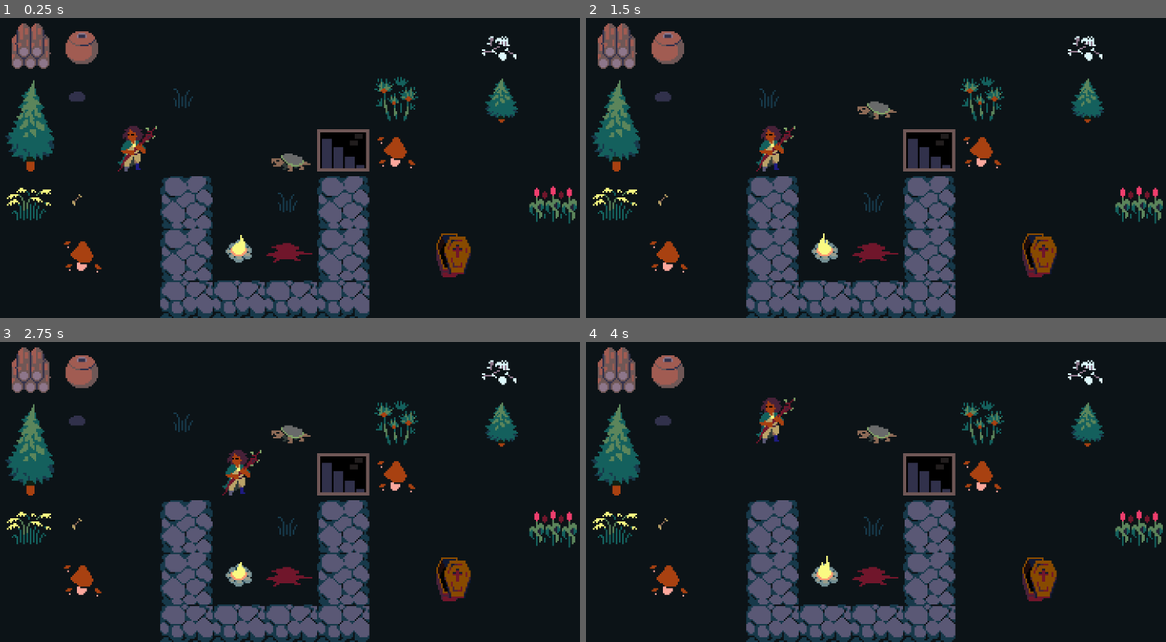
Above: before the commit, frames 1-4 (two rows, left to right).
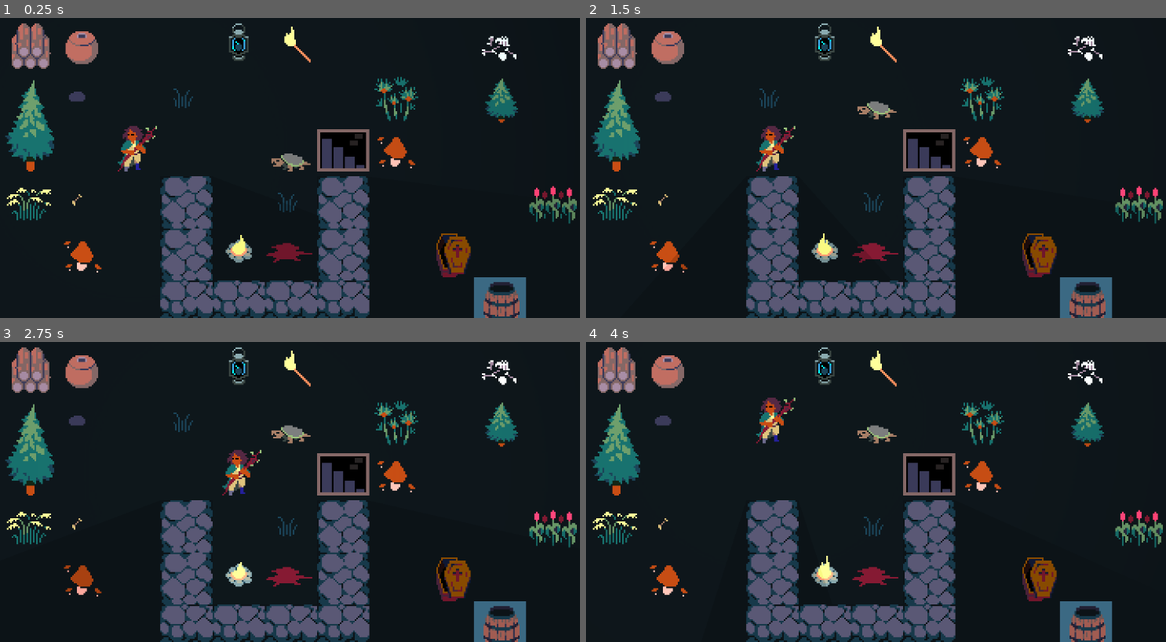
Above: after the commit, the same moments.

Repository: DanielHeyns/Games
Game: Godot game, scene res://assets/managers/game.tscn
Same seed, same stepped clock (60 frames per second), same inputs: the game is played once before the commit and once after it.
Inputs:
- Up to frame 1 (0.25 s): no input
- Up to frame 2 (1.5 s): tap Enter at 0.5 s; hold Right (ui_right) 0.53-1.28 s; tap Keypad 5 (pass_turn) at 0.6, 1.35 s; tap Space at 1.25 s; hold Down (ui_down) from 1.28 s (still down)
- Up to frame 3 (2.75 s): tap Enter at 2 s; release Down (ui_down) at 2.03 s; hold Right (ui_right) from 2.03 s (still down); tap Keypad 5 (pass_turn) at 2.1 s
- Up to frame 4 (4 s): tap Space at 2.75 s; release Right (ui_right) at 2.78 s; hold Up (ui_up) 2.78-3.53 s; tap Keypad 5 (pass_turn) at 2.85, 3.6 s; tap Enter at 3.5 s; hold Left (ui_left) from 3.53 s (still down)

The runs differ from the first frame. In frame 1, 3.3% of the frame differs, in the area x 1-91%, y 1-100%; in frame 2, 3.4%; in frame 3, 3.1%; in frame 4, 3.6%, in the area x 2-91%, y 1-100%.

Commit message:
quick commit

Diff:
--- a/top-down-trpg/assets/character_components/attributes_component.gd
+++ b/top-down-trpg/assets/character_components/attributes_component.gd
@@ -28,10 +28,11 @@
 
 func calculate_take_damage_stats_from_attributes():
 	var calc_hitpoints = 10 + toughness * 5
-	var calc_avoidance = 0.1 + agility * 0.1
+	var calc_avoidance = agility
 	return [calc_hitpoints, calc_avoidance]
 
 func calculate_melee_attack_stats_from_attributes():
-	var calc_precision = 0.1 * agility
-	var calc_puncture = 0.1 * strength
-	return [calc_puncture, calc_precision]
+	var calc_acc_heavy = strength
+	var calc_acc_not_heavy= agility
+	var calc_puncture = strength
+	return [calc_acc_heavy, calc_acc_not_heavy, calc_puncture]
--- a/top-down-trpg/assets/character_components/inventory_component.gd
+++ b/top-down-trpg/assets/character_components/inventory_component.gd
@@ -56,9 +56,9 @@
 		changed_equipment.emit()
 
 func calculate_take_damage_stats_from_equipment() -> Array:
-	var calculated_coverage: float = 0
-	var calculated_material_tier: float = 0
-	var calulated_avoidance:float = 0
+	var calculated_coverage: int = 0
+	var calculated_material_tier: int = 0
+	var calulated_avoidance:int = 0
 
 	if torso_slot_string:
 		var torso_item_full_dict = JsonAutoloads.get_full_item_dict(torso_slot_string)
@@ -71,18 +71,20 @@
 	return [calculated_coverage, calculated_material_tier, calulated_avoidance]
 
 func calculate_melee_attack_stats_from_equipment() -> Array:
-	var calculated_precision: float = 0
-	var calculated_puncture: float =0
-	var calculated_damage: String = "0d0"
-	var calculated_armor_ignore: float = 0
+	var calculated_precision: int = 0
+	var calculated_puncture: int =0
+	var calculated_damage_die: int = 0
+	var calculated_impact: int = 0
 	var calculated_material_tier: int = 0
+	var is_heavy: bool = false
 
 	if melee_weapon_slot_string:
 		var melee_weapon_item_full_dict = JsonAutoloads.get_full_item_dict(melee_weapon_slot_string)
 		calculated_precision = melee_weapon_item_full_dict["precision"]
 		calculated_puncture = melee_weapon_item_full_dict["puncture"]
-		calculated_damage = melee_weapon_item_full_dict["damage"]
-		calculated_armor_ignore = melee_weapon_item_full_dict["armor_ignore"]
+		calculated_damage_die = melee_weapon_item_full_dict["damage_die"]
+		calculated_impact = melee_weapon_item_full_dict["impact"]
 		calculated_material_tier = melee_weapon_item_full_dict["material_tier"]
+		is_heavy = melee_weapon_item_full_dict["is_heavy"]
 	# TODO: As we add more items and flesh out stats and stuff, there will probably be more things to take into account from the equipment side
-	return [calculated_precision, calculated_puncture, calculated_damage, calculated_armor_ignore, calculated_material_tier]
+	return [calculated_precision, calculated_puncture, calculated_damage_die, calculated_impact, calculated_material_tier, is_heavy]
--- a/top-down-trpg/assets/character_components/melee_attack_component.gd
+++ b/top-down-trpg/assets/character_components/melee_attack_component.gd
@@ -4,11 +4,11 @@
 @export var inventory_component: InventoryComponent
 @export var attributes_component: AttributesComponent
 
-var accuracy: float #TODO ADD IN ACCURACY
-var precision: float
-var puncture: float
-var damage: String
-var armor_ignore: float
+var accuracy: int #TODO ADD IN ACCURACY
+var precision: int
+var puncture: int
+var damage_die: int
+var impact: float
 var material_tier: int
 
 func _ready() -> void:
@@ -19,20 +19,22 @@
 	var inv_calc_return = inventory_component.calculate_melee_attack_stats_from_equipment()
 	var inv_calc_prec = inv_calc_return[0]
 	var inv_calc_punc = inv_calc_return[1]
-	var inv_calc_dmg = inv_calc_return[2]
-	var inv_calc_arm_ign =inv_calc_return[3]
+	var inv_calc_dmg_die = inv_calc_return[2]
+	var inv_calc_imp =inv_calc_return[3]
 	var inv_calc_mat_tier = inv_calc_return[4]
+	var inv_is_heavy = inv_calc_return[5]
 
 	var att_calc_return = attributes_component.calculate_melee_attack_stats_from_attributes()
-	var att_calc_prec = att_calc_return[0]
-	var att_calc_punc = att_calc_return[1]
+	var att_calc_acc_not_h = att_calc_return[0]
+	var att_calc_acc_h = att_calc_return[1]
+	var att_calc_punc = att_calc_return[2]
 
-	precision = inv_calc_prec + att_calc_prec
+	accuracy = att_calc_acc_h if inv_is_heavy else att_calc_acc_not_h
+	precision = inv_calc_prec
 	puncture = inv_calc_punc + att_calc_punc
-	damage = inv_calc_dmg
-	armor_ignore = inv_calc_arm_ign
+	damage_die = inv_calc_dmg_die
+	impact = inv_calc_imp
 	material_tier = inv_calc_mat_tier
 
 func attack(tdc: TakeDamageComponent):
-
-	tdc.take_damage(5)
+	tdc.receive_attack(accuracy, precision, puncture, material_tier, impact, damage_die)
--- a/top-down-trpg/assets/character_components/take_damage_component.gd
+++ b/top-down-trpg/assets/character_components/take_damage_component.gd
@@ -4,12 +4,16 @@
 @export var inventory_component: InventoryComponent
 @export var attributes_component: AttributesComponent
 
+var hf = HelperFunctions
+const BASE_DICE_POOL: int = 4
+
+enum HIT_TYPE {MISS = 0, TRUE_HIT = 1, IMPACT_HIT = 2}
 
 var max_hitpoints: int = 10
 var hitpoints: int  = 10
-var coverage: float = 0
+var coverage: int = 0
 var material_tier: int = 0
-var avoidance: float = 0
+var avoidance: int = 0
 
 func _ready() -> void:
 	inventory_component.changed_equipment.connect(_update_values)
@@ -23,9 +27,65 @@
 	print("material_tier: ", material_tier)
 	print("avoidance: ", avoidance)
 
-func take_damage(damage_value: int):
-	hitpoints -= damage_value
-	print(get_parent().name + " Damage taken: ", damage_value, " Health Remaining: ", hitpoints)
+func receive_attack(atk_acc: int, atk_prec: int, atk_punc: int, atk_mat_tier: int, atk_imp: float, atk_dmg_die: int):
+	var hit_scored: int = HIT_TYPE.MISS
+	var dmg_dice_multi: int = 0
+
+	# --- 1. ACCURACY ---
+	var hit_dice_pool = max(1, BASE_DICE_POOL + atk_acc - avoidance)
+	var hit_result = hf.roll_for_sixes(hit_dice_pool)
+
+	if hit_result == 0:
+		print("Attack on %s missed!" % get_parent().name)
+		return # attack missed
+
+	# --- 2. ARMOR ---
+	if material_tier == 0: # No armor = hit
+		dmg_dice_multi = hit_result
+		hit_scored = HIT_TYPE.TRUE_HIT
+		print("Attack on %s hit with no armor!" % get_parent().name)
+	else:
+		# try precision
+		var prec_pool = max(1, BASE_DICE_POOL + atk_prec + (hit_result - 1) - coverage)
+		var prec_result = hf.roll_for_sixes(prec_pool)
+
+		if prec_result >= 1:
+			dmg_dice_multi = prec_result
+			hit_scored = HIT_TYPE.TRUE_HIT
+			print("Attack on %s hit with precision! Precision pool: %d, Precision result: %d" % [get_parent().name, prec_pool, prec_result])
+
+		# try puncture
+		elif atk_mat_tier >= material_tier:
+			var punc_pool = max(1, atk_punc + (atk_mat_tier - material_tier))
+			var punc_result = hf.roll_for_sixes(punc_pool)
+
+			if punc_result >= 1:
+				dmg_dice_multi = punc_result
+				hit_scored = HIT_TYPE.TRUE_HIT
+				print("Attack on %s hit with puncture! Puncture pool: %d, Puncture result: %d" % [get_parent().name, punc_pool, punc_result])
+			elif atk_imp > 0:
+				hit_scored = HIT_TYPE.IMPACT_HIT
+				print("Attack on %s hit with impact! Impact: %d" % [get_parent().name, atk_imp])
+
+		# precision and puncturing failed, try impact
+		elif atk_imp > 0:
+			hit_scored = HIT_TYPE.IMPACT_HIT
+			print("Attack on %s hit with impact! Impact: %d" % [get_parent().name, atk_imp])
+
+	# --- 3. DAMAGE ---
+	if hit_scored != HIT_TYPE.MISS:
+		# scales with mat tier
+		var num_dice = atk_mat_tier * dmg_dice_multi
+		var damage_value = hf.roll_dice(num_dice, atk_dmg_die)
+
+		# impact hits
+		if hit_scored == HIT_TYPE.IMPACT_HIT:
+			damage_value *= atk_imp
+
+		hitpoints -= damage_value
+
+		print("%s took %d damage (dmg_dice_multi: %d). Health: %d" % [get_parent().name, damage_value, dmg_dice_multi, hitpoints])
+
 	return
 
 func _update_values():
--- a/top-down-trpg/assets/characters/creature.tscn
+++ b/top-down-trpg/assets/characters/creature.tscn
@@ -9,13 +9,19 @@
 [ext_resource type="PackedScene" uid="uid://1hty3s38rgys" path="res://assets/character_components/melee_attack_component.tscn" id="7_nyf8n"]
 [ext_resource type="PackedScene" uid="uid://cipphfc7hfwdh" path="res://assets/character_components/attributes_component.tscn" id="8_40ap5"]
 
+[sub_resource type="CanvasItemMaterial" id="CanvasItemMaterial_iwgmo"]
+light_mode = 2
+
 [sub_resource type="RectangleShape2D" id="RectangleShape2D_4wlns"]
 size = Vector2(16, 16)
 
 [node name="Creature" type="CharacterBody2D"]
+light_mask = 2
+visibility_layer = 2
 script = ExtResource("1_4wlns")
 
 [node name="Sprite2D" type="Sprite2D" parent="."]
+material = SubResource("CanvasItemMaterial_iwgmo")
 region_enabled = true
 
 [node name="CollisionShape2D" type="CollisionShape2D" parent="."]
--- a/top-down-trpg/assets/characters/player.tscn
+++ b/top-down-trpg/assets/characters/player.tscn
@@ -9,6 +9,7 @@
 [ext_resource type="PackedScene" uid="uid://b5aaggd2rdpw1" path="res://assets/character_components/take_damage_component.tscn" id="7_5rkq3"]
 [ext_resource type="PackedScene" uid="uid://bjdl7c8us85k4" path="res://assets/character_components/inventory_component.tscn" id="8_gpudx"]
 [ext_resource type="PackedScene" uid="uid://cipphfc7hfwdh" path="res://assets/character_components/attributes_component.tscn" id="9_o7p4c"]
+[ext_resource type="Texture2D" uid="uid://bp1etgo5gbprm" path="res://resources/art/LightSprite.png" id="10_1we82"]
 
 [sub_resource type="RectangleShape2D" id="RectangleShape2D_3vyb7"]
 size = Vector2(16, 16)
@@ -20,6 +21,11 @@
 texture = ExtResource("3_qhqgy")
 region_enabled = true
 region_rect = Rect2(64, 128, 32, 32)
+
+[node name="PointLight2D" type="PointLight2D" parent="Sprite2D"]
+energy = 0.2
+shadow_enabled = true
+texture = ExtResource("10_1we82")
 
 [node name="CollisionShape2D" type="CollisionShape2D" parent="."]
 shape = SubResource("RectangleShape2D_3vyb7")
--- a/top-down-trpg/assets/managers/game.tscn
+++ b/top-down-trpg/assets/managers/game.tscn
@@ -6,30 +6,95 @@
 [ext_resource type="Script" uid="uid://bud0wwsyiew0b" path="res://assets/managers/unit_manager.gd" id="4_ri8y5"]
 [ext_resource type="PackedScene" uid="uid://vas4nq0gnysr" path="res://assets/characters/player.tscn" id="5_nu6pp"]
 
+[sub_resource type="OccluderPolygon2D" id="OccluderPolygon2D_duq7u"]
+polygon = PackedVector2Array(-16, -16, 16, -16, 16, 16, -16, 16)
+
+[sub_resource type="OccluderPolygon2D" id="OccluderPolygon2D_pirom"]
+polygon = PackedVector2Array(-16, -16, 16, -16, 16, 16, -16, 16)
+
+[sub_resource type="OccluderPolygon2D" id="OccluderPolygon2D_i223m"]
+polygon = PackedVector2Array(-16, -16, 16, -16, 16, 16, -16, 16)
+
+[sub_resource type="OccluderPolygon2D" id="OccluderPolygon2D_waytf"]
+polygon = PackedVector2Array(-16, -16, 16, -16, 16, 16, -16, 16)
+
+[sub_resource type="OccluderPolygon2D" id="OccluderPolygon2D_hmjk1"]
+polygon = PackedVector2Array(-16, -16, 16, -16, 16, 16, -16, 16)
+
+[sub_resource type="OccluderPolygon2D" id="OccluderPolygon2D_q5imd"]
+polygon = PackedVector2Array(-16, -16, 16, -16, 16, 16, -16, 16)
+
+[sub_resource type="OccluderPolygon2D" id="OccluderPolygon2D_ri8y5"]
+polygon = PackedVector2Array(-16, -16, 16, -16, 16, 16, -16, 16)
+
+[sub_resource type="OccluderPolygon2D" id="OccluderPolygon2D_nu6pp"]
+polygon = PackedVector2Array(-16, -16, 16, -16, 16, 16, -16, 16)
+
+[sub_resource type="OccluderPolygon2D" id="OccluderPolygon2D_gb858"]
+polygon = PackedVector2Array(-16, -16, 16, -16, 16, 16, -16, 16)
+
+[sub_resource type="OccluderPolygon2D" id="OccluderPolygon2D_kkd2p"]
+polygon = PackedVector2Array(-16, -16, 16, -16, 16, 16, -16, 16)
+
+[sub_resource type="OccluderPolygon2D" id="OccluderPolygon2D_y4imh"]
+polygon = PackedVector2Array(-16, -16, 16, -16, 16, 16, -16, 16)
+
+[sub_resource type="OccluderPolygon2D" id="OccluderPolygon2D_mrgab"]
+polygon = PackedVector2Array(-16, -16, 16, -16, 16, 16, -16, 16)
+
+[sub_resource type="OccluderPolygon2D" id="OccluderPolygon2D_fs46k"]
+polygon = PackedVector2Array(-16, -16, 16, -16, 16, 16, -16, 16)
+
+[sub_resource type="OccluderPolygon2D" id="OccluderPolygon2D_vf1x7"]
+polygon = PackedVector2Array(-16, -16, 16, -16, 16, 16, -16, 16)
+
+[sub_resource type="OccluderPolygon2D" id="OccluderPolygon2D_131y1"]
+polygon = PackedVector2Array(-16, -16, 16, -16, 16, 16, -16, 16)
+
+[sub_resource type="OccluderPolygon2D" id="OccluderPolygon2D_omx38"]
+polygon = PackedVector2Array(-16, -16, 16, -16, 16, 16, -16, 16)
+
+[sub_resource type="OccluderPolygon2D" id="OccluderPolygon2D_2bv6f"]
+polygon = PackedVector2Array(-16, -16, 16, -16, 16, 16, -16, 16)
+
+[sub_resource type="OccluderPolygon2D" id="OccluderPolygon2D_b3aho"]
+polygon = PackedVector2Array(-16, -16, 16, -16, 16, 16, -16, 16)
+
 [sub_resource type="TileSetAtlasSource" id="TileSetAtlasSource_lnu2h"]
 texture = ExtResource("2_hmjk1")
 texture_region_size = Vector2i(32, 32)
 1:0/0 = 0
+1:0/0/occlusion_layer_0/polygon_0/polygon = SubResource("OccluderPolygon2D_gb858")
 1:0/0/physics_layer_0/polygon_0/points = PackedVector2Array(-16, -16, 16, -16, 16, 16, -16, 16)
 0:1/0 = 0
+0:1/0/occlusion_layer_0/polygon_0/polygon = SubResource("OccluderPolygon2D_pirom")
 0:1/0/physics_layer_0/polygon_0/points = PackedVector2Array(-16, -16, 16, -16, 16, 16, -16, 16)
 1:1/0 = 0
+1:1/0/occlusion_layer_0/polygon_0/polygon = SubResource("OccluderPolygon2D_kkd2p")
 1:1/0/physics_layer_0/polygon_0/points = PackedVector2Array(-16, -16, 16, -16, 16, 16, -16, 16)
 0:2/0 = 0
+0:2/0/occlusion_layer_0/polygon_0/polygon = SubResource("OccluderPolygon2D_hmjk1")
 0:2/0/physics_layer_0/polygon_0/points = PackedVector2Array(-16, -16, 16, -16, 16, 16, -16, 16)
 1:2/0 = 0
+1:2/0/occlusion_layer_0/polygon_0/polygon = SubResource("OccluderPolygon2D_mrgab")
 1:2/0/physics_layer_0/polygon_0/points = PackedVector2Array(-16, -16, 16, -16, 16, 16, -16, 16)
 2:2/0 = 0
+2:2/0/occlusion_layer_0/polygon_0/polygon = SubResource("OccluderPolygon2D_2bv6f")
 2:2/0/physics_layer_0/polygon_0/points = PackedVector2Array(-16, -16, 16, -16, 16, 16, -16, 16)
 0:3/0 = 0
+0:3/0/occlusion_layer_0/polygon_0/polygon = SubResource("OccluderPolygon2D_q5imd")
 0:3/0/physics_layer_0/polygon_0/points = PackedVector2Array(-16, -16, 16, -16, 16, 16, -16, 16)
 0:4/0 = 0
+0:4/0/occlusion_layer_0/polygon_0/polygon = SubResource("OccluderPolygon2D_ri8y5")
 0:4/0/physics_layer_0/polygon_0/points = PackedVector2Array(-16, -16, 16, -16, 16, 16, -16, 16)
 1:4/0 = 0
+1:4/0/occlusion_layer_0/polygon_0/polygon = SubResource("OccluderPolygon2D_vf1x7")
 1:4/0/physics_layer_0/polygon_0/points = PackedVector2Array(-16, -16, 16, -16, 16, 16, -16, 16)
 0:5/0 = 0
+0:5/0/occlusion_layer_0/polygon_0/polygon = SubResource("OccluderPolygon2D_nu6pp")
 0:5/0/physics_layer_0/polygon_0/points = PackedVector2Array(-16, -16, 16, -16, 16, 16, -16, 16)
 1:5/0 = 0
+1:5/0/occlusion_layer_0/polygon_0/polygon = SubResource("OccluderPolygon2D_131y1")
 1:5/0/physics_layer_0/polygon_0/points = PackedVector2Array(-16, -16, 16, -16, 16, 16, -16, 16)
 0:6/0 = 0
 1:6/0 = 0
@@ -68,8 +133,10 @@
 2:15/0 = 0
 3:15/0 = 0
 2:16/0 = 0
+2:16/0/occlusion_layer_0/polygon_0/polygon = SubResource("OccluderPolygon2D_omx38")
 3:16/0 = 0
 4:16/0 = 0
+4:16/0/occlusion_layer_0/polygon_0/polygon = SubResource("OccluderPolygon2D_b3aho")
 5:16/0 = 0
 6:16/0 = 0
 7:16/0 = 0
@@ -419,6 +486,7 @@
 6:51/0 = 0
 7:51/0 = 0
 0:17/0 = 0
+0:17/0/occlusion_layer_0/polygon_0/polygon = SubResource("OccluderPolygon2D_waytf")
 0:17/0/physics_layer_0/polygon_0/points = PackedVector2Array(-16, -16, 16, -16, 16, 16, -16, 16)
 1:17/0 = 0
 1:17/0/physics_layer_0/polygon_0/points = PackedVector2Array(-16, -16, 16, -16, 16, 16, -16, 16)
@@ -455,8 +523,10 @@
 5:6/0 = 0
 6:6/0 = 0
 1:3/0 = 0
+1:3/0/occlusion_layer_0/polygon_0/polygon = SubResource("OccluderPolygon2D_fs46k")
 1:3/0/physics_layer_0/polygon_0/points = PackedVector2Array(-16, -16, 16, -16, 16, 16, -16, 16)
 0:0/0 = 0
+0:0/0/occlusion_layer_0/polygon_0/polygon = SubResource("OccluderPolygon2D_duq7u")
 0:0/0/physics_layer_0/polygon_0/points = PackedVector2Array(-16, -16, 16, -16, 16, 16, -16, 16)
 3:25/0 = 0
 3:25/0/physics_layer_0/polygon_0/points = PackedVector2Array(-16, -16, 16, -16, 16, 16, -16, 16)
@@ -468,9 +538,14 @@
 14:19/0/z_index = 1
 15:19/0 = 0
 15:19/0/z_index = 1
+1:16/0 = 0
+1:16/0/occlusion_layer_0/polygon_0/polygon = SubResource("OccluderPolygon2D_y4imh")
+0:16/0 = 0
+0:16/0/occlusion_layer_0/polygon_0/polygon = SubResource("OccluderPolygon2D_i223m")
 
 [sub_resource type="TileSet" id="TileSet_lbhrr"]
 tile_size = Vector2i(32, 32)
+occlusion_layer_0/light_mask = 1
 physics_layer_0/collision_layer = 1
 sources/0 = SubResource("TileSetAtlasSource_lnu2h")
 
@@ -486,6 +561,30 @@
 0:3/animation_frame_4/duration = 0.3
 0:3/animation_frame_5/duration = 0.3
 0:3/0 = 0
+0:5/animation_columns = 6
+0:5/animation_speed = 2.0
+0:5/animation_frame_0/duration = 0.3
+0:5/animation_frame_1/duration = 0.3
+0:5/animation_frame_2/duration = 0.3
+0:5/animation_frame_3/duration = 0.3
+0:5/animation_frame_4/duration = 0.3
+0:5/animation_frame_5/duration = 1.0
+0:5/0 = 0
+0:6/0 = 0
+0:10/animation_columns = 11
+0:10/animation_speed = 4.0
+0:10/animation_frame_0/duration = 1.0
+0:10/animation_frame_1/duration = 1.0
+0:10/animation_frame_2/duration = 1.0
+0:10/animation_frame_3/duration = 1.0
+0:10/animation_frame_4/duration = 1.0
+0:10/animation_frame_5/duration = 1.0
+0:10/animation_frame_6/duration = 1.0
+0:10/animation_frame_7/duration = 1.0
+0:10/animation_frame_8/duration = 1.0
+0:10/animation_frame_9/duration = 1.0
+0:10/animation_frame_10/duration = 1.0
+0:10/0 = 0
 
 [sub_resource type="TileSet" id="TileSet_yqjtg"]
 tile_size = Vector2i(32, 32)
@@ -501,19 +600,19 @@
 rendering_quadrant_size = 32
 physics_quadrant_size = 32
 
+[node name="TileMapLayerAnimated" type="TileMapLayer" parent="."]
+tile_map_data = PackedByteArray("AAAFAAUAAQAAAAMAAAAGAAEAAQAAAAUAAAAFAAEAAQAAAAYAAAAKAAYAAQAAAAoAAAA=")
+tile_set = SubResource("TileSet_yqjtg")
+rendering_quadrant_size = 32
+physics_quadrant_size = 32
+
 [node name="TileMapLayerForeground" type="TileMapLayer" parent="."]
 position = Vector2(320, 130)
-tile_map_data = PackedByteArray("AAD3//7/AAADABgAAAAAAP7/AAA …(288 unchanged characters)… BABYAAAD9////AAAHABAAAAD3////AAADABkAAAA=")
+tile_map_data = PackedByteArray("AAD3//7/AAADABgAAAAAAP7/AAA …(288 unchanged characters)… BABYAAAD9////AAAHABAAAAD3////AAADABkAAAAAAAIAAAAEABEAAAA=")
 tile_set = SubResource("TileSet_lbhrr")
 rendering_quadrant_size = 32
 physics_quadrant_size = 32
 
-[node name="TileMapLayerAnimated" type="TileMapLayer" parent="."]
-tile_map_data = PackedByteArray("AAAFAAUAAQAAAAMAAAA=")
-tile_set = SubResource("TileSet_yqjtg")
-rendering_quadrant_size = 32
-physics_quadrant_size = 32
-
 [node name="Camera2D" type="Camera2D" parent="."]
 position = Vector2(193, 109)
 zoom = Vector2(3, 3)
--- a/top-down-trpg/assets/util_scripts/helper_functions.gd
+++ b/top-down-trpg/assets/util_scripts/helper_functions.gd
@@ -1 +1,22 @@
 extends Node
+
+func roll_dice(dice_num:int, faces:int) -> int:
+	print("Rolling %d d%ds" % [dice_num, faces])
+	var total: int = 0
+	for i in dice_num:
+		var roll_val = randi_range(1, faces)
+		total += roll_val
+		print("Rolling d%d: %d" % [faces, roll_val])
+	print("Finised rolls result: %d" % total)
+	return total
+
+func roll_for_sixes(dice_num:int) -> int:
+	print("Rolling for sixes # dice: %d" % dice_num)
+	var num_of_sixes: int = 0
+	for i in dice_num:
+		var roll_val = randi_range(1, 6)
+		print("Rolling d6: %d" % roll_val)
+		if roll_val == 6:
+			num_of_sixes += 1
+	print("Finished rolling for sixes result: %d" % num_of_sixes)
+	return num_of_sixes
--- a/top-down-trpg/resources/jsons/character_start.json
+++ b/top-down-trpg/resources/jsons/character_start.json
@@ -7,7 +7,7 @@
 		"magic_potential":3
 	},
 	"equipment":[
-			"bone_sword",
+			"bronze_sword",
 			"bronze_chestplate"
 	]
 }
--- a/top-down-trpg/resources/jsons/items.json
+++ b/top-down-trpg/resources/jsons/items.json
@@ -3,29 +3,39 @@
 		"sword":{
 			"name": "Sword",
 			"slot": "melee_weapon_slot",
-			"precision": 0.3,
-			"puncture": 0.3,
-			"damage": "1d8",
-			"armor_ignore": 0
+			"precision": 2,
+			"puncture": 2,
+			"damage_die": 4,
+			"impact": 0,
+			"is_heavy": 0
+		},
+		"battle_axe":{
+			"name": "Battle Axe",
+			"slot": "melee_weapon_slot",
+			"precision": 0,
+			"puncture": 4,
+			"damage_die": 6,
+			"impact": 0,
+			"is_heavy": 1
 		},
 		"chestplate":{
 			"name": "Chestplate",
 			"slot": "torso_slot",
-			"avoidance": -0.1,
-			"coverage": 0.5
+			"avoidance": -1,
+			"coverage": 2
 		},
 		"hide":{
 			"name": "Hide",
 			"slot": "torso_slot",
 			"avoidance": 0,
-			"coverage": 1,
+			"coverage": 4,
 			"lootable": 0
 		},
 		"shell":{
 			"name": "Shell",
 			"slot": "torso_slot",
-			"avoidance": -0.2,
-			"coverage": 0.7,
+			"avoidance": -2,
+			"coverage": 3,
 			"lootable": 0
 		}
 	},
@@ -38,6 +48,11 @@
 		"bronze_sword": {
 			"name": "Bronze Sword",
 			"inherits": "sword",
+			"material_tier": 2
+		},
+		"bronze_battle_axe": {
+			"name": "Bronze Battle Axe",
+			"inherits": "battle_axe",
 			"material_tier": 2
 		},
 		"bronze_chestplate":{
Not shown: 1 places in top-down-trpg/assets/characters/creature.tscn that only renumber resources
Not shown: 1 places in top-down-trpg/assets/characters/player.tscn that only renumber resources
Not shown: 1 places in top-down-trpg/assets/managers/game.tscn that only renumber resources
Binary file added: top-down-trpg/resources/art/LightSprite.png
Not shown, added: top-down-trpg/resources/art/LightSprite.png.import
